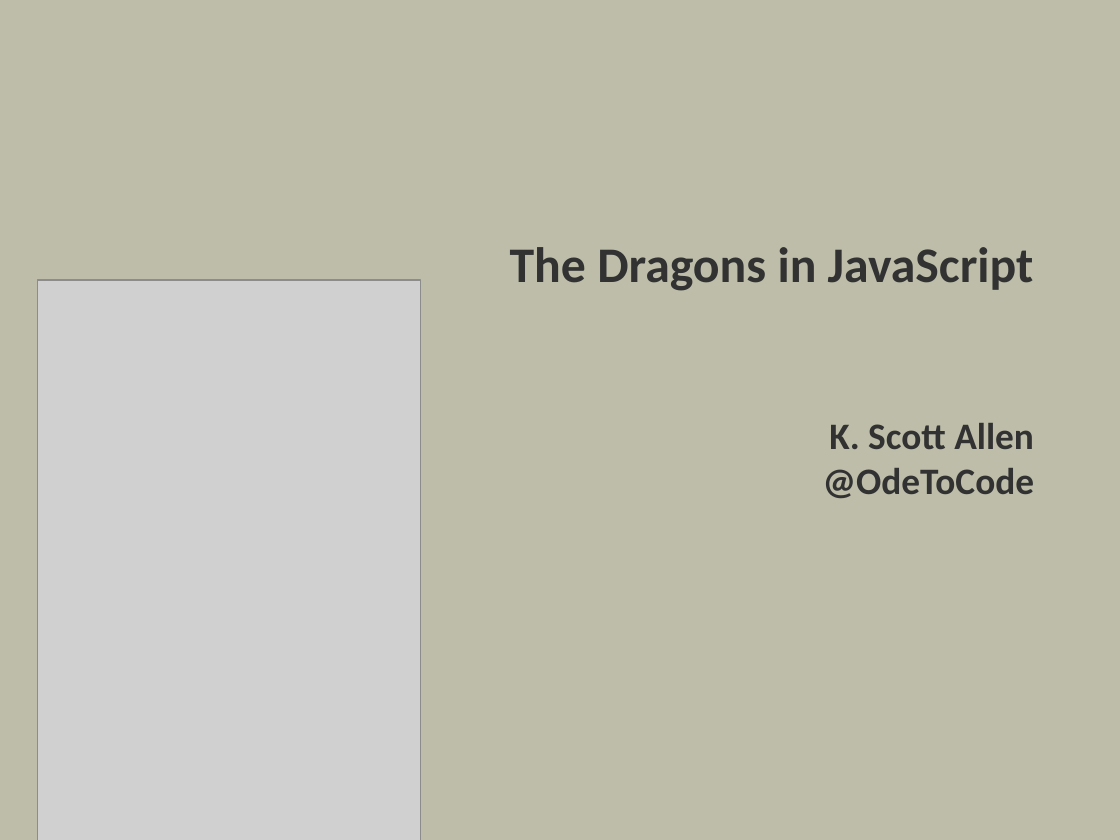
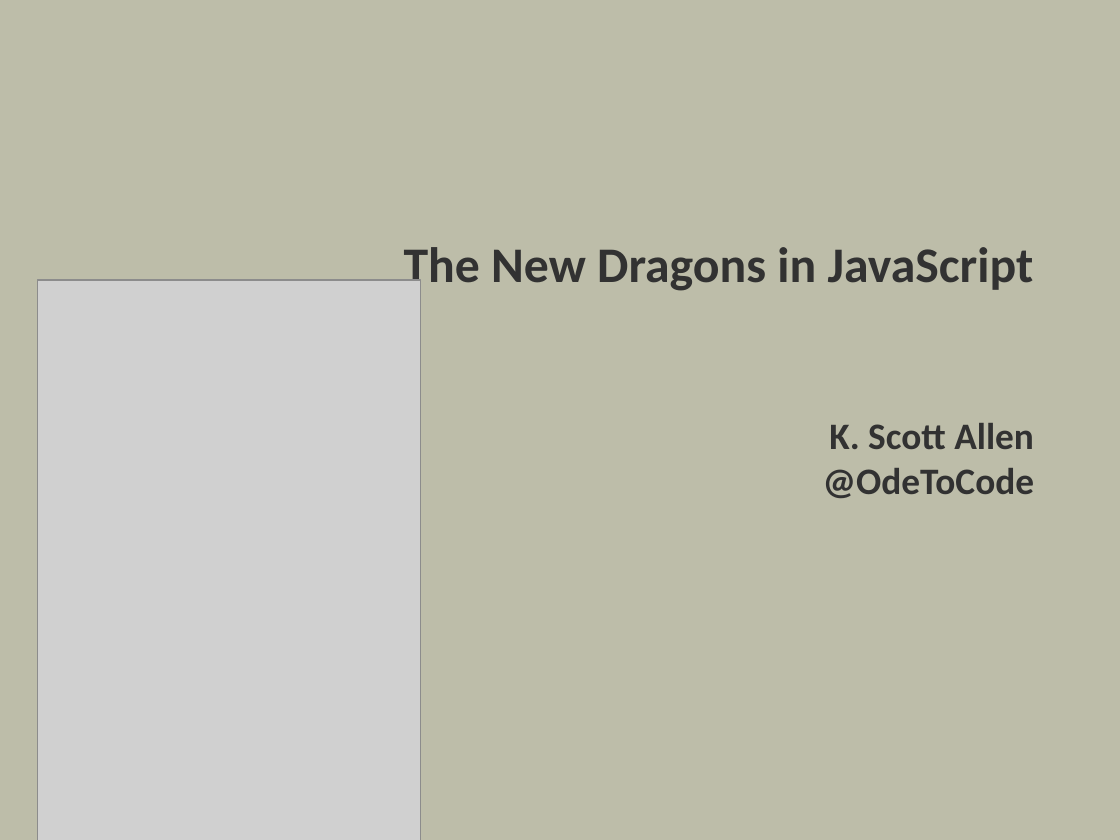
Before and after one commit to OdeToCode/classes, a slide deck: slide 1 of assorted/javascript_dragons.pptx. Drawn at 1120x840 pixels with LibreOffice and Linux fonts; fonts in the diff are those of the drawing; grey boxes stand for pictures; background and template pictures are left out. Boxes give left, top, right and bottom in pixels: in the first picture for what was removed or moved away, otherwise in the second. Text is boxed around its words. In the diff, an @@ line names an element or a change of style, - is before the commit and + after.

Commit message:
updated dragons

```diff
--- a/assorted/javascript_dragons.pptx
+++ b/assorted/javascript_dragons.pptx
@@ title at (404,247,1035,498): text changed @@
-The Dragons in JavaScript
-K. Scott Allen
-@OdeToCode
+The New Dragons in JavaScript
+K. Scott Allen
+@OdeToCode
```
Also in this commit, not shown: 4 other slides changed.
